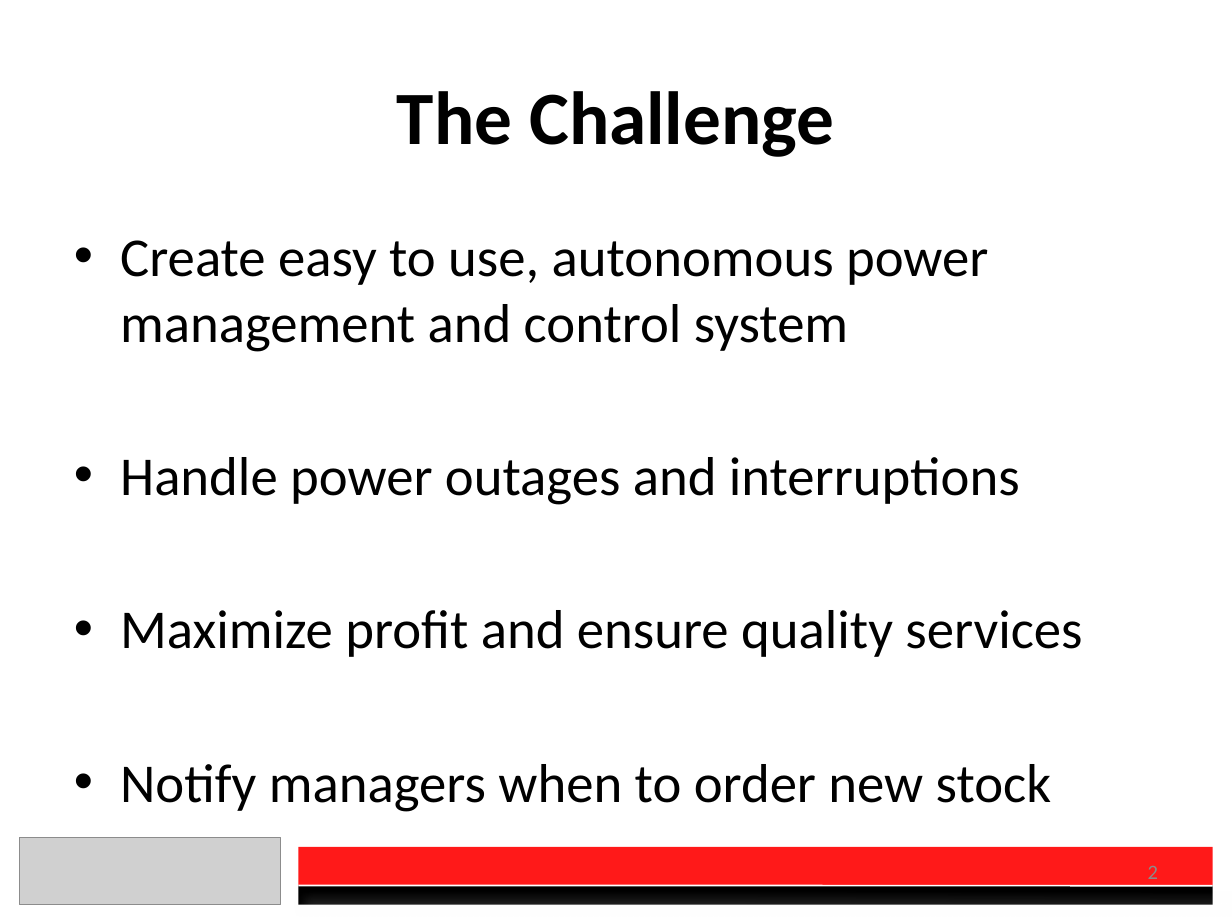
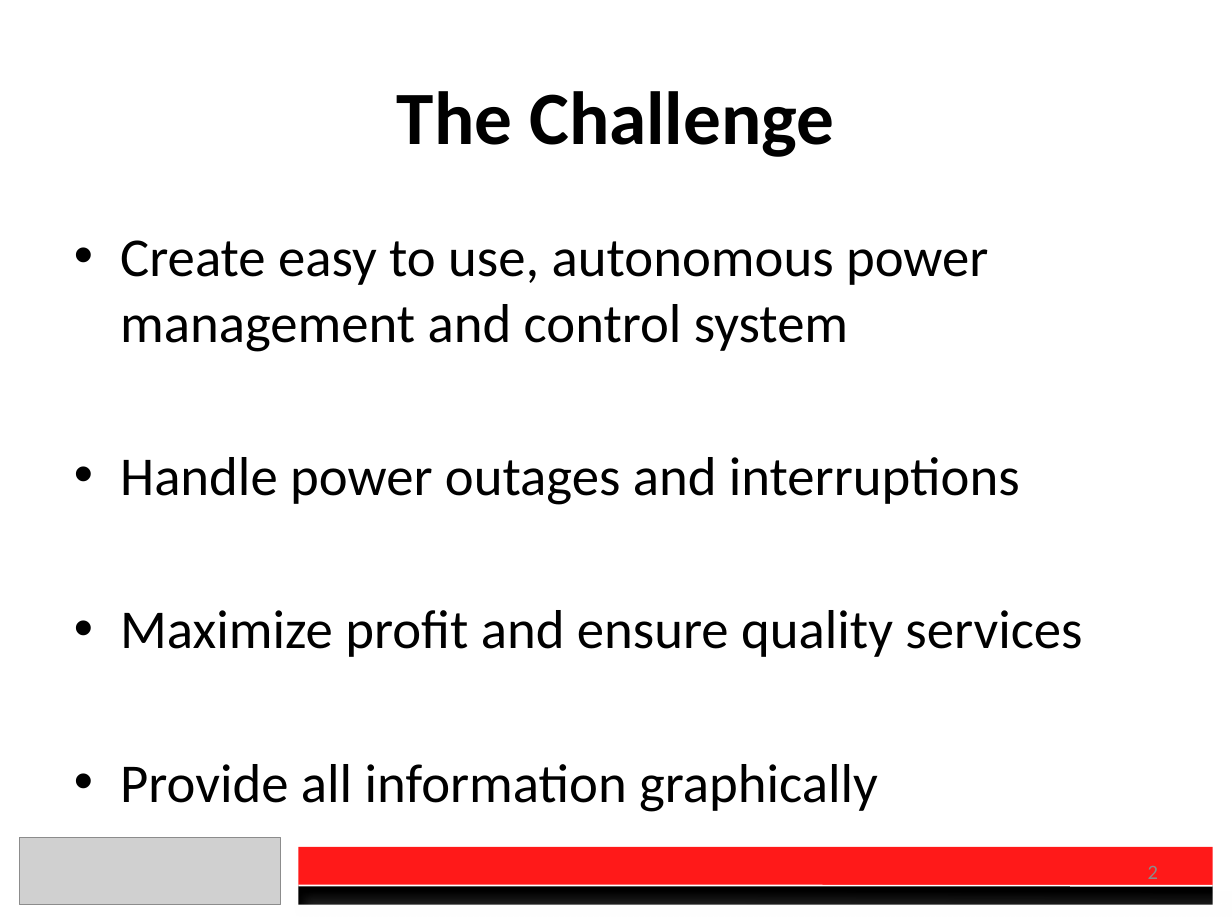
Before and after one commit to DanielSauve/OEC2017, a slide deck: slide 2 of Presentation.pptx. Drawn at 1232x924 pixels with LibreOffice and Linux fonts; fonts in the diff are those of the drawing; grey boxes stand for pictures. Boxes give left, top, right and bottom in pixels: in the first picture for what was removed or moved away, otherwise in the second. Text is boxed around its words. In the diff, an @@ line names an element or a change of style, - is before the commit and + after.

```diff
--- a/Presentation.pptx
+++ b/Presentation.pptx
@@ text at (120,764,878,812): text changed @@
-• Notify managers when to order new stock
+• Provide all information graphically
```
Also in this commit, not shown: 1 other slide changed, 2 other files.
